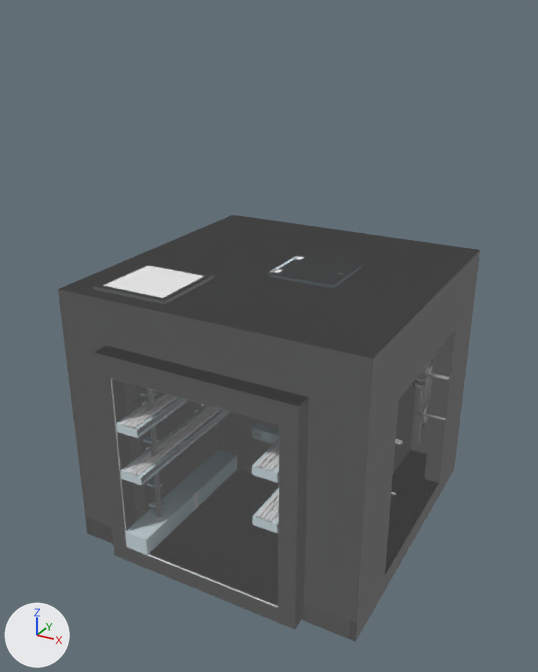
An edit to the Blender file opslabs-props/source/opslabs_underground.blend, drawn before and after from the same camera.
Before and after are seen from a camera (50 mm lens) standing at (3.81, -7.31, 2.73) and looking at (-0.07, -0.25, -0.8). Lighting does not change. The marker at lower left points along +X, +Y and +Z. The picture after the commit comes second.

Names of what the first picture shows: 'opslabs_ug_chamber.model', 'opslabs_ug_chamber.model.poly_mesh', 'opslabs_ug_hatch_lid.model', 'opslabs_ug_tunnel.model', 'opslabs_ug_tunnel.model.poly_mesh', 'opslabs_ug_tunnel_end.model.poly_mesh' and 2 more.
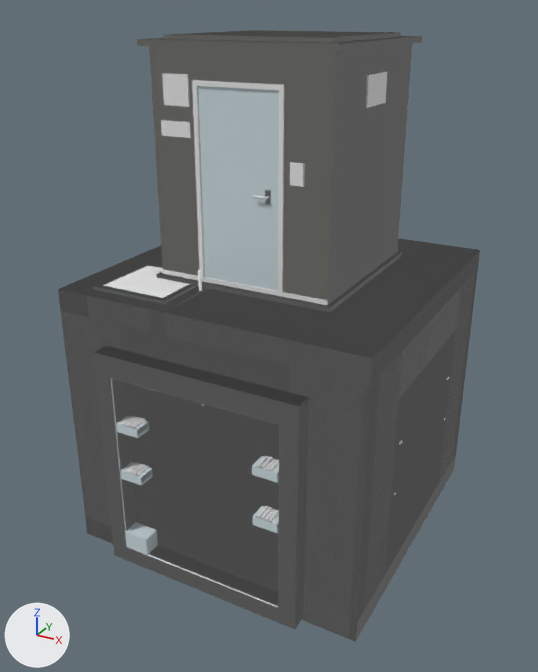
Boxes (x1, y1, x2, y2) around the edits, measured in the pictures (538 x 672 px):
'opslabs_ug_entrance.model.poly_mesh', added: after (58, 86, 480, 642)
    faces in mat_concrete_006 (light grey #c7c7c7): (58, 251, 480, 642)
    faces in mat_metal_solid_medium_006 (light grey #cddbe0): (197, 86, 279, 291)
'opslabs_ug_entrance.model', added: after (59, 30, 480, 358)
    faces in mat_opslabs_ug_grp (its picture is missing): (137, 30, 422, 305)
    faces in mat_opslabs_ug_wall (its picture is missing): (59, 238, 480, 358)
    faces in mat_opslabs_ug_galv (its picture is missing): (164, 80, 284, 297)
    faces in mat_opslabs_ug_vent (its picture is missing): (162, 72, 387, 108)
    faces in mat_opslabs_ug_authsign (its picture is missing): (161, 120, 190, 138)
'opslabs_ug_chamber.model.poly_mesh', unchanged, covered by the edit: before (85, 390, 439, 642)
'opslabs_ug_tunnel_end.model.poly_mesh', unchanged, covered by the edit: before (217, 412, 279, 482)
'opslabs_ug_hatch_lid.model', unchanged, covered by the edit: before (269, 255, 362, 286)

The change, as a diff of the scene's bpy script:
```diff
--- a/opslabs-props/source/opslabs_underground.blend.py
+++ b/opslabs-props/source/opslabs_underground.blend.py
@@ ob_opslabs_ug_entrance_model_poly_mesh @@
+ob_opslabs_ug_entrance_model_poly_mesh = bpy.data.objects.new('opslabs_ug_entrance.model.poly_mesh', me_opslabs_ug_entrance_002)  # 320 vertices, 240 faces; spans x -1.8..1.8, y -1.8..1.8, z -3.25..2.5; in mat_concrete_006 (light grey #c7c7c7), mat_metal_solid_medium_006 (light grey #cddbe0), mat_plastic_006 (white #fffdea)
+ob_opslabs_ug_entrance_model_poly_mesh.parent = ob_opslabs_ug_entrance_model_bvh
+ob_opslabs_ug_entrance_model_poly_mesh.location = (0.0, 0.0, 0.0)
@@ ob_opslabs_ug_entrance_model_bvh @@
+ob_opslabs_ug_entrance_model_bvh = bpy.data.objects.new('opslabs_ug_entrance.model.bvh', None)
+ob_opslabs_ug_entrance_model_bvh.parent = ob_opslabs_ug_entrance_col
+ob_opslabs_ug_entrance_model_bvh.location = (0.0, 0.0, 0.0)
@@ ob_opslabs_ug_entrance_col @@
+ob_opslabs_ug_entrance_col = bpy.data.objects.new('opslabs_ug_entrance.col', None)
+ob_opslabs_ug_entrance_col.parent = ob_opslabs_ug_entrance
+ob_opslabs_ug_entrance_col.location = (0.0, 0.0, 0.0)
@@ ob_opslabs_ug_entrance @@
+ob_opslabs_ug_entrance = bpy.data.objects.new('opslabs_ug_entrance', None)
+ob_opslabs_ug_entrance.location = (0.0, 0.0, 0.0)
@@ ob_opslabs_ug_entrance_model @@
+ob_opslabs_ug_entrance_model = bpy.data.objects.new('opslabs_ug_entrance.model', me_opslabs_ug_entrance)  # 836 vertices, 506 faces; spans x -1.8..1.8, y -1.8..1.8, z -3.25..2.5; in mat_opslabs_ug_wall (its picture is missing), mat_opslabs_ug_floor (its picture is missing), mat_opslabs_ug_galv (its picture is missing), mat_opslabs_ug_grp (its picture is missing), mat_opslabs_ug_door (its picture is missing), mat_opslabs_ug_vent (its picture is missing), mat_opslabs_ug_keypad (its picture is missing), mat_opslabs_ug_authsign (its picture is missing), mat_opslabs_ug_lampbody (its picture is missing), mat_opslabs_ug_glow_warm (its picture is missing), mat_opslabs_ug_black (its picture is missing)
+ob_opslabs_ug_entrance_model.parent = ob_opslabs_ug_entrance
+ob_opslabs_ug_entrance_model.location = (0.0, 0.0, 0.0)
```
